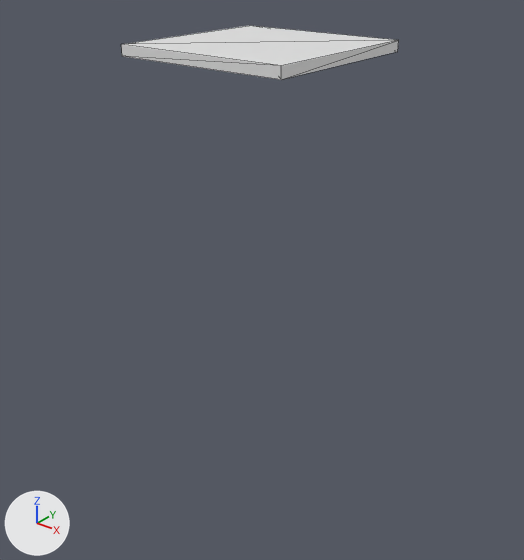
A saved change to the OBJ model models/areas/crock/ceiling_-2_-1.obj.
Rendered twice from a 50 mm lens placed at (-2.2, -11.0, 12.1), pointed at (-18.4, 9.2, -0.5). Every picture has the same lights, and +X, +Y and +Z are marked at lower left. The picture after the commit comes second. Mesh edges are drawn as thin lines. Where no turn or scale is listed for an object, it has been applied to the vertices. Vertices at exactly the same position are counted once.

The older version as bpy lines, for what is in view:
```python
me_ceiling__2__1 = bpy.data.meshes.new('ceiling_-2_-1')
me_ceiling__2__1.from_pydata(...)  # a box spanning x -22.5..-15.5, y 6.5..13.5, z 8.0..8.4
ob_ceiling__2__1 = bpy.data.objects.new('ceiling_-2_-1', me_ceiling__2__1)
ob_ceiling__2__1.location = (0.0, 0.0, 0.0)
```
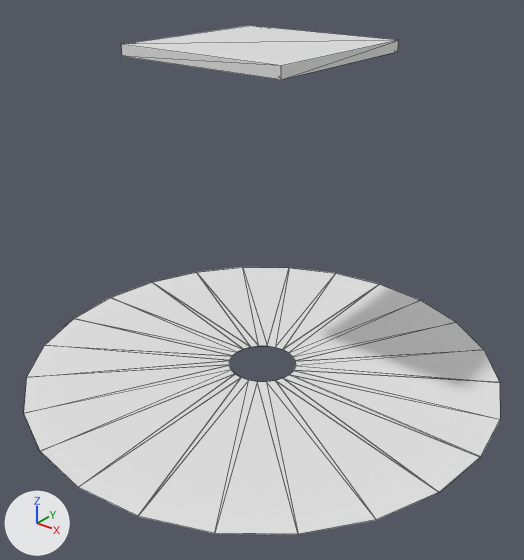
Changed parts and their boxes (x1, y1, x2, y2) in the pictures (524 x 560 px):
'ceiling_-2_-1', reshaped (71% wider, 812% taller): before (121, 25, 399, 80); after (24, 25, 500, 535)
part 1 of me_ceiling__2__1, added: after (37, 346, 500, 535)
part 2 of me_ceiling__2__1, added: after (24, 267, 500, 534)

What the commit changed:
me_ceiling__2__1 is used by ob_ceiling__2__1; location (0.0, 0.0, 0.0).
me_ceiling__2__1 had 8 vertices, 12 faces and spanned x -22.5..-15.5, y 6.5..13.5, z 8.0..8.4.
me_ceiling__2__1 now has 104 vertices, 108 faces and spans x -29.0..-9.0, y 0.0..20.0, z -5.0..8.4.
me_ceiling__2__1 part 1: a new loose piece of 48 vertices spanning x -29.0..-9.0, y 0.0..20.0, z -5.0.
me_ceiling__2__1 part 2: a new loose piece of 48 vertices spanning x -29.0..-9.0, y 0.0..20.0, z -4.99.
